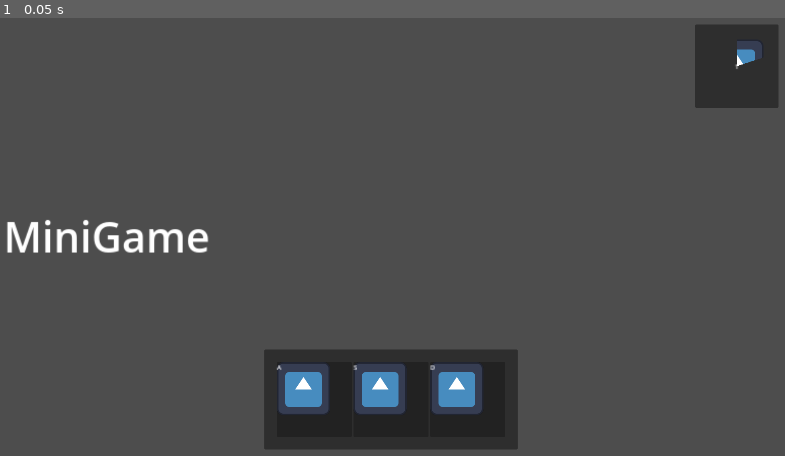
Above: before the commit, frame 1.
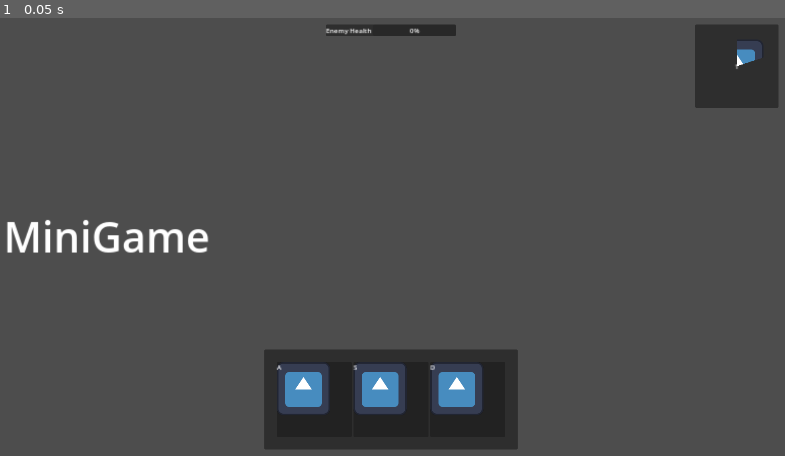
Above: after the commit, the same moment.

Repository: emmdie/3m5Jam2024_1
Game: Godot game, scene res://Scenes/Ui/Hud.tscn
Two runs of this game, one before a commit and one after it. Both use one fixed random seed, a clock stepped at 60 frames per second and the inputs below. This scene is started directly instead of the project's main scene. The engine's default icon, where the game draws it, is replaced by a stand-in: a white triangle on a blue panel in a dark square.
Inputs:
- Up to frame 1 (0.05 s): no input

The runs differ from the first frame. In frame 1, 0.4% of the frame differs, in the area x 41-59%, y 1-5%.

Commit message:
add health bar

Diff:
--- /dev/null
+++ b/Scenes/Ui/EnemyHealthPanel.gd
@@ -0,0 +1,6 @@
+extends PanelContainer
+
+@onready var bar = $HBoxContainer/ProgressBar
+
+func update() -> void:
+	bar.value = 10
--- a/Scenes/Ui/Ui.tscn
+++ b/Scenes/Ui/Ui.tscn
@@ -1,8 +1,9 @@
-[gd_scene load_steps=4 format=3 uid="uid://dplnr5q0eeebh"]
+[gd_scene load_steps=5 format=3 uid="uid://dplnr5q0eeebh"]
 
 [ext_resource type="Theme" uid="uid://d2lh3hpldd764" path="res://Assets/theme.tres" id="1_s4h8k"]
 [ext_resource type="Script" path="res://Scenes/Ui/TimerPanel.gd" id="2_ah4lv"]
 [ext_resource type="Texture2D" uid="uid://c5cjks2qwl140" path="res://Assets/Textures/icon.svg" id="2_f8oex"]
+[ext_resource type="Script" path="res://Scenes/Ui/EnemyHealthPanel.gd" id="4_7tmcb"]
 
 [node name="Ui" type="Control"]
 layout_mode = 3
@@ -136,3 +137,25 @@
 size_flags_vertical = 0
 text = "D
 "
+
+[node name="EnemyHealthPanel" type="PanelContainer" parent="MarginContainer"]
+layout_mode = 2
+size_flags_horizontal = 4
+size_flags_vertical = 0
+script = ExtResource("4_7tmcb")
+
+[node name="HBoxContainer" type="HBoxContainer" parent="MarginContainer/EnemyHealthPanel"]
+layout_mode = 2
+
+[node name="Label" type="Label" parent="MarginContainer/EnemyHealthPanel/HBoxContainer"]
+layout_mode = 2
+text = "Enemy Health"
+
+[node name="ProgressBar" type="ProgressBar" parent="MarginContainer/EnemyHealthPanel/HBoxContainer"]
+custom_minimum_size = Vector2(200, 0)
+layout_mode = 2
+
+[node name="PlayerHealthPanel" type="PanelContainer" parent="MarginContainer"]
+layout_mode = 2
+size_flags_horizontal = 4
+size_flags_vertical = 8
